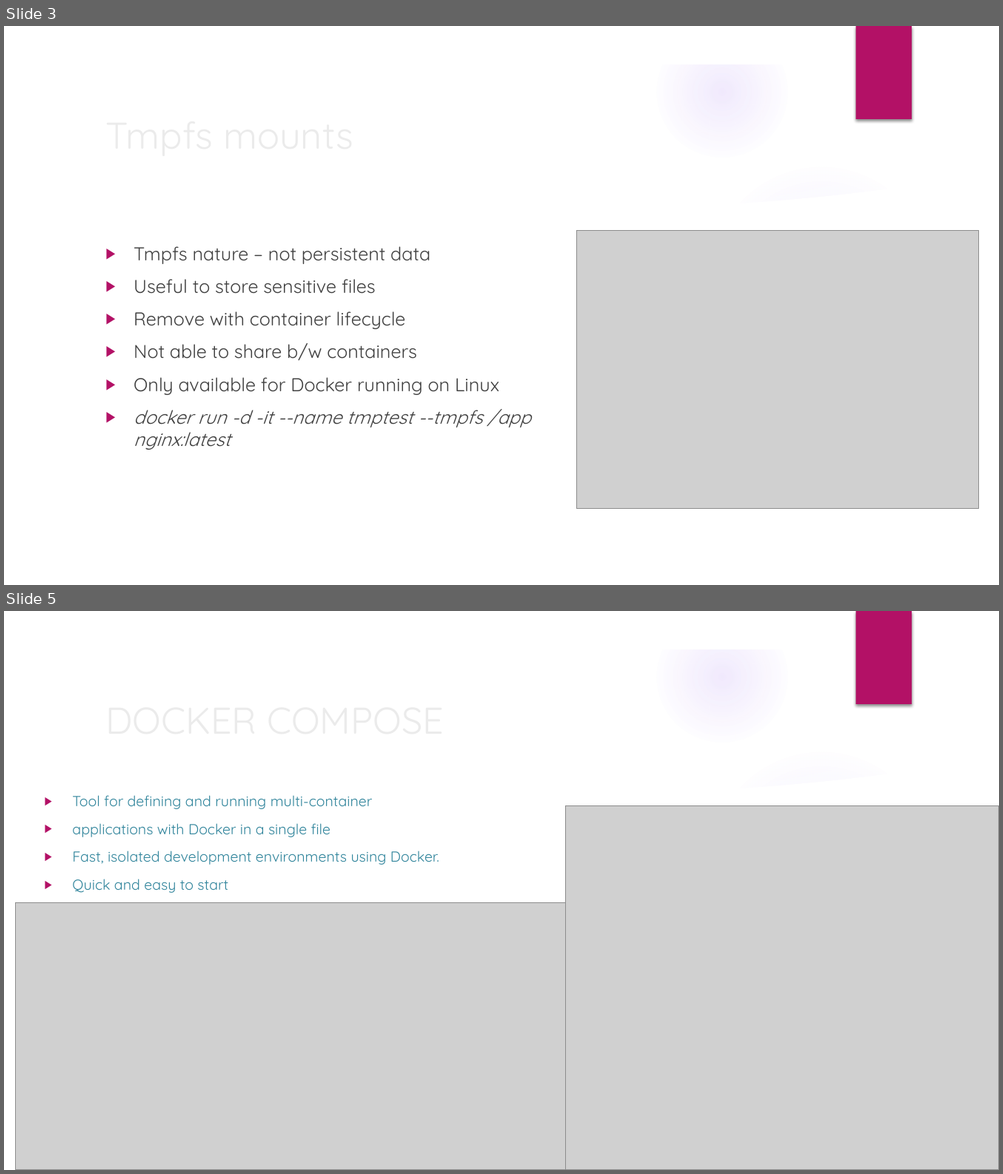
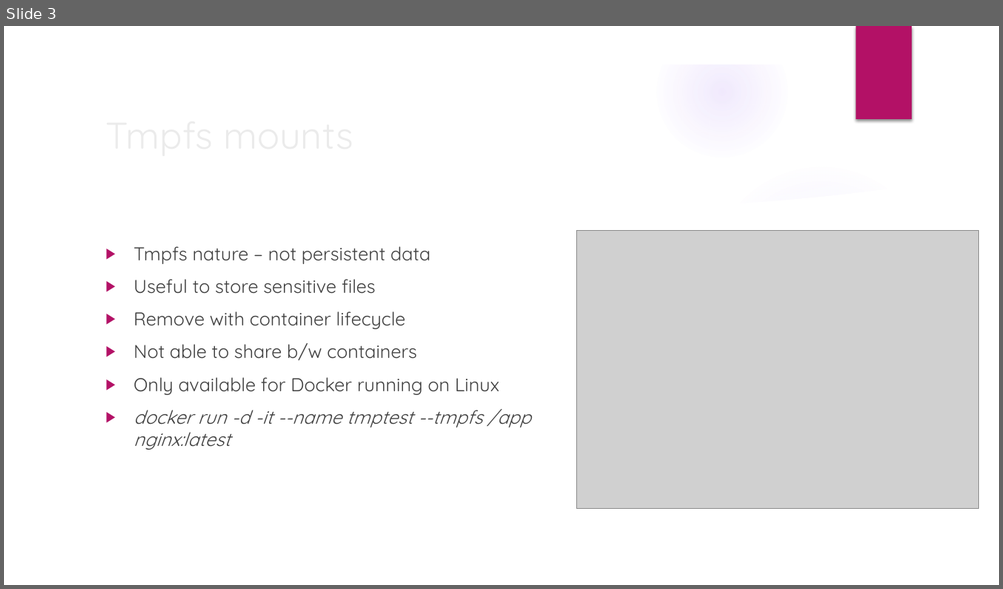
Before and after one commit to deepkumartraining/docker-k8s-April23, a slide deck: Day10/DockerAndKubernetes_Training-Day10.pptx. Shown one above the other, each under a label of ours: slides 3 and 5 before the commit, slide 3 after it; the slides between them are not shown. The pictures are 1003x1174 and 1003x589 pixels, drawn with LibreOffice and Linux fonts; fonts in the diff are those of the drawing; grey boxes stand for pictures; background and template pictures are left out. Boxes give left, top, right and bottom in pixels: in the first picture for what was removed or moved away, otherwise in the second. Text is boxed around its words. In the diff, an @@ line names an element or a change of style, - is before the commit and + after.

```diff
--- a/Day10/DockerAndKubernetes_Training-Day10.pptx
+++ b/Day10/DockerAndKubernetes_Training-Day10.pptx
@@ slide 5 removed at [4,611,999,1170], background picture (left out); not listed: 9 template elements that a slide beside it also shows @@
@@ text removed at [72,795,439,893] @@
-▶ Tool for defining and running multi-container
-▶ applications with Docker in a single file
-▶ Fast, isolated development environments using Docker.
-▶ Quick and easy to start
@@ picture removed at [566,806,999,1170] @@
@@ title removed at [188,823,236,834] @@
-DOCKER COMPOSE
@@ picture removed at [16,903,578,1170] @@
```
Also in this commit, not shown: 2 slides changed, 1 other slide removed, 3 other files.
